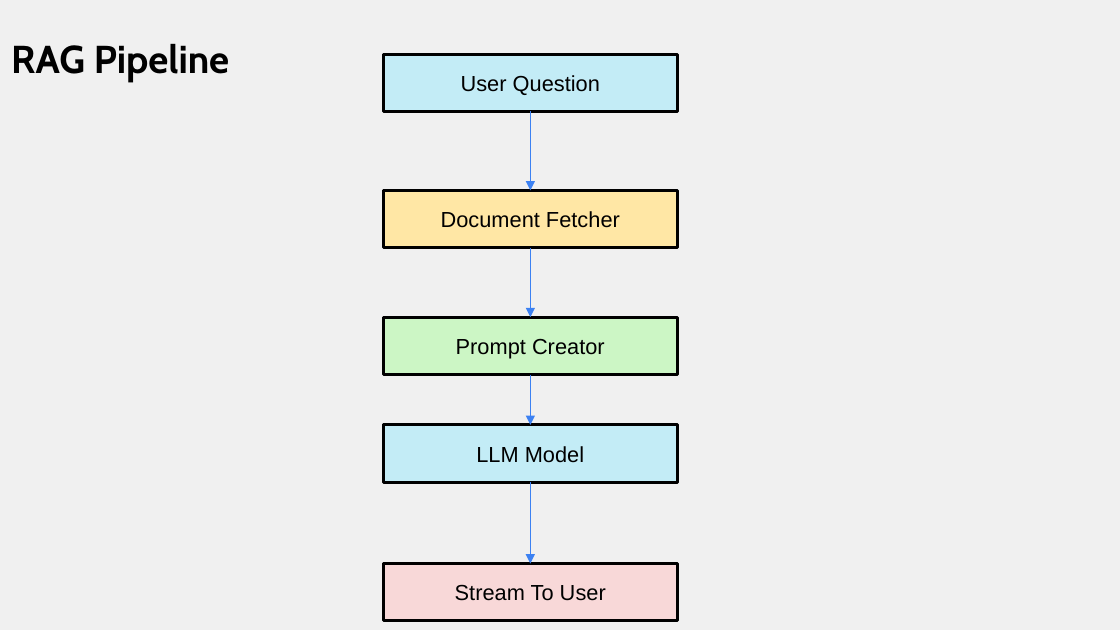
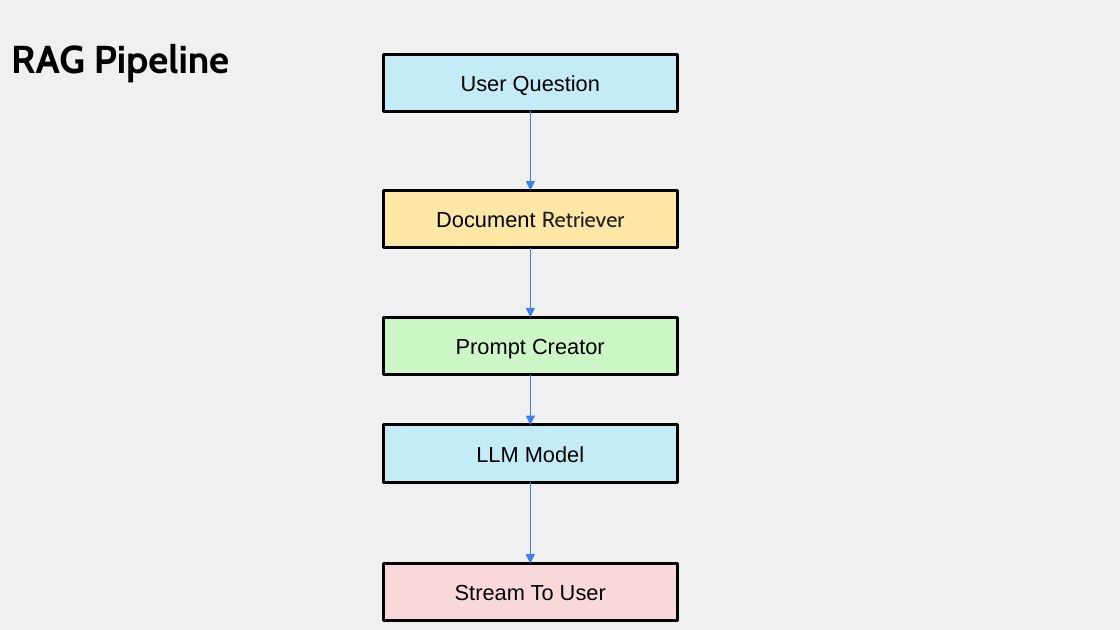
Before and after one commit to ro1406/rag-with-gemini, a slide deck: slide 15 of Intro To RAG.pptx (slide 16 before the commit). Drawn at 1120x630 pixels with LibreOffice and Linux fonts; fonts in the diff are those of the drawing. Boxes give left, top, right and bottom in pixels: in the first picture for what was removed or moved away, otherwise in the second. Text is boxed around its words. In the diff, an @@ line names an element or a change of style, - is before the commit and + after.

```diff
--- a/Intro To RAG.pptx
+++ b/Intro To RAG.pptx
@@ text in rectangle at <box>436,211,625,228</box>: text changed; font Arial to Cabin; text colour #000000 to #1E1E1E @@
-Document Fetcher
+Document Retriever
```
Also in this commit, not shown: 11 other slides changed, 2 slides added, 2 slides removed.
